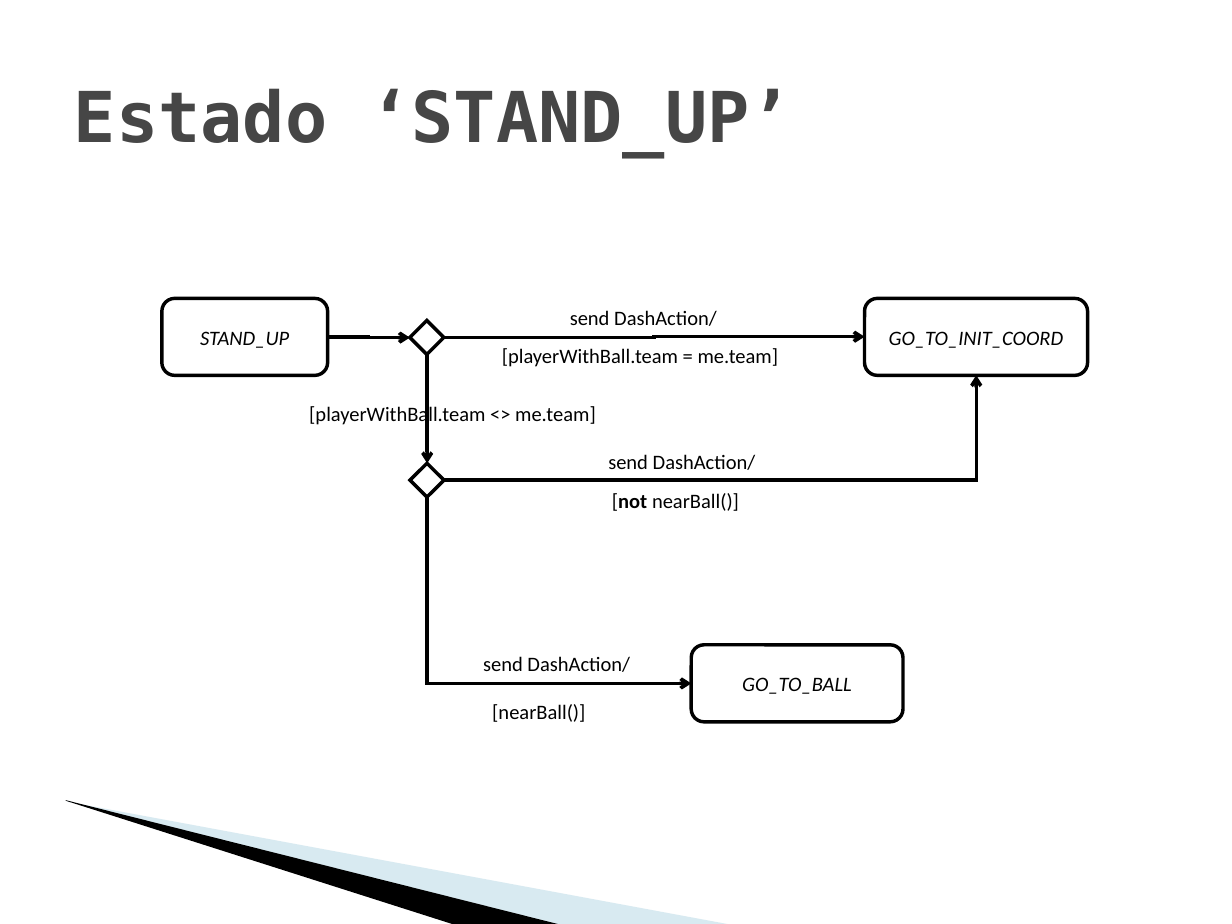
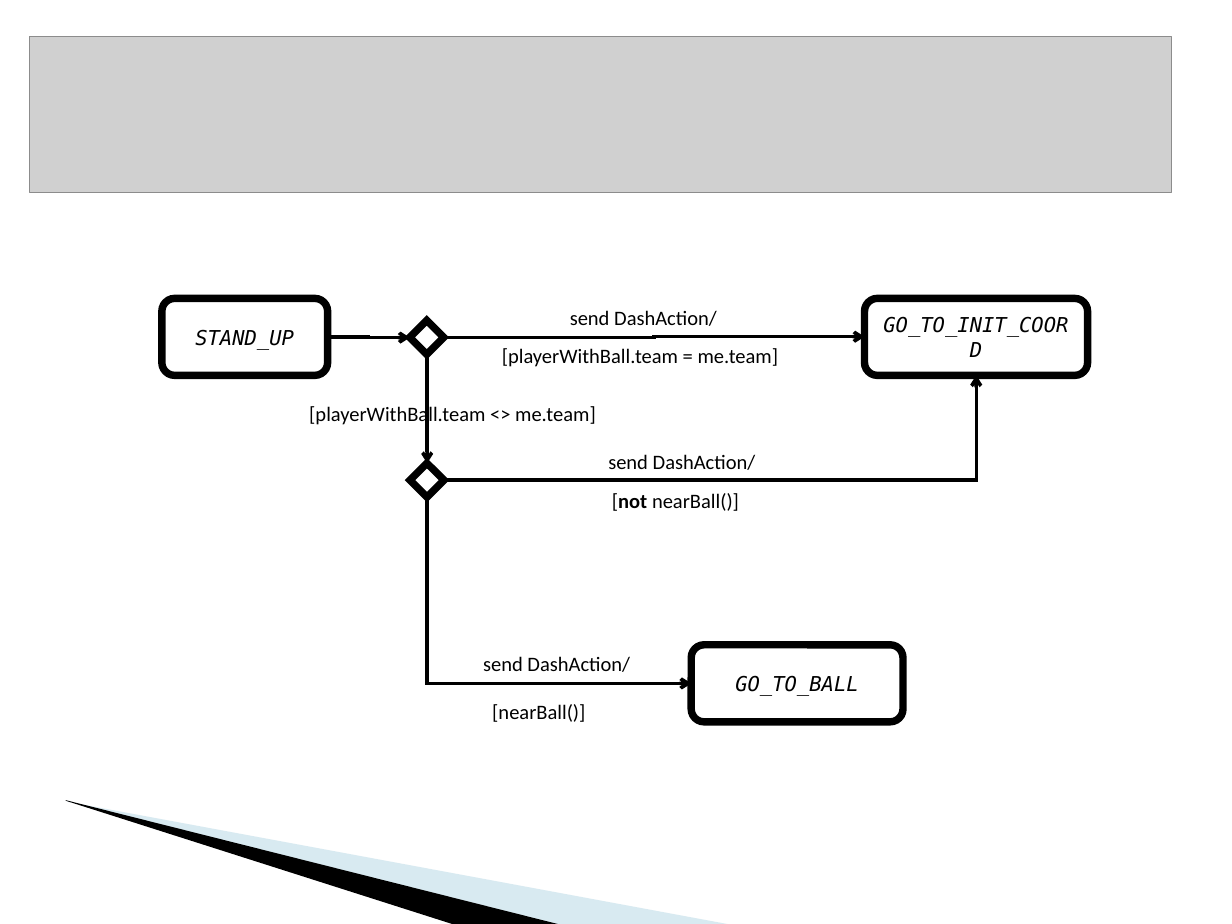
Before and after one commit to krishprince/rollerslam, a slide deck: slide 13 of docs/PresentationAgentes.ppt. Drawn at 1232x924 pixels with LibreOffice and Linux fonts; fonts in the diff are those of the drawing; grey boxes stand for pictures; background and template pictures are left out. Boxes give left, top, right and bottom in pixels: in the first picture for what was removed or moved away, otherwise in the second. Text is boxed around its words. In the diff, an @@ line names an element or a change of style, - is before the commit and + after.

```diff
--- a/docs/PresentationAgentes.ppt
+++ b/docs/PresentationAgentes.ppt
@@ picture added at [30, 36, 1172, 192] @@
@@ title removed at [74, 88, 791, 157] @@
-Estado ‘STAND_UP’
@@ font Calibri to DejaVu Sans Mono; outline #000000 2.01 pt to #000000 4.34 pt in 3 elements at [161, 298, 328, 375], [691, 644, 903, 722], [865, 298, 1088, 375] @@
@@ diamond at [410, 320, 445, 355]: outline #000000 2.01 pt to #000000 4.34 pt @@
@@ diamond at [410, 463, 445, 496]: outline #000000 2.01 pt to #000000 4.34 pt @@
```
Also in this commit, not shown: 11 other slides changed, 5 slides added, 2 slides removed.
